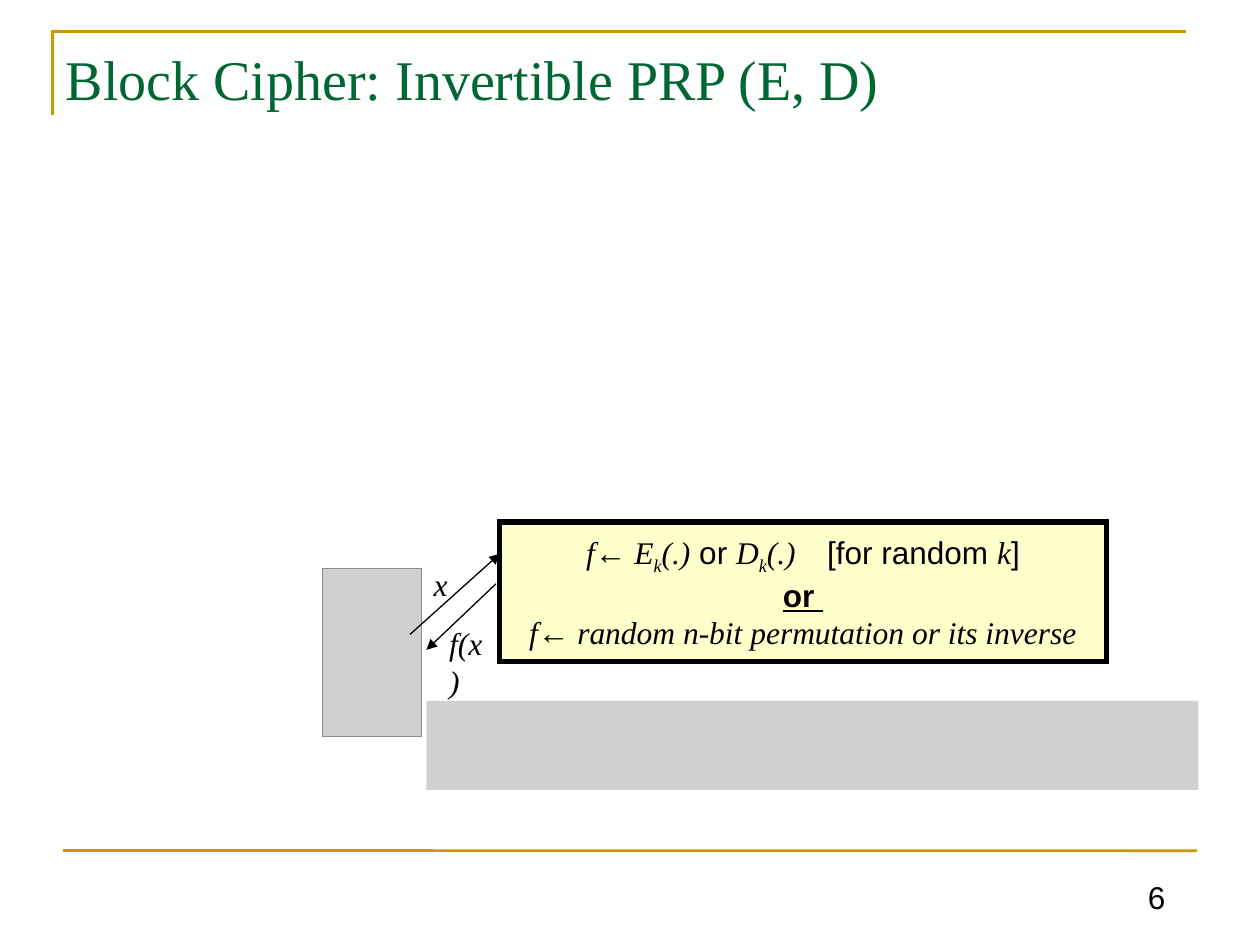
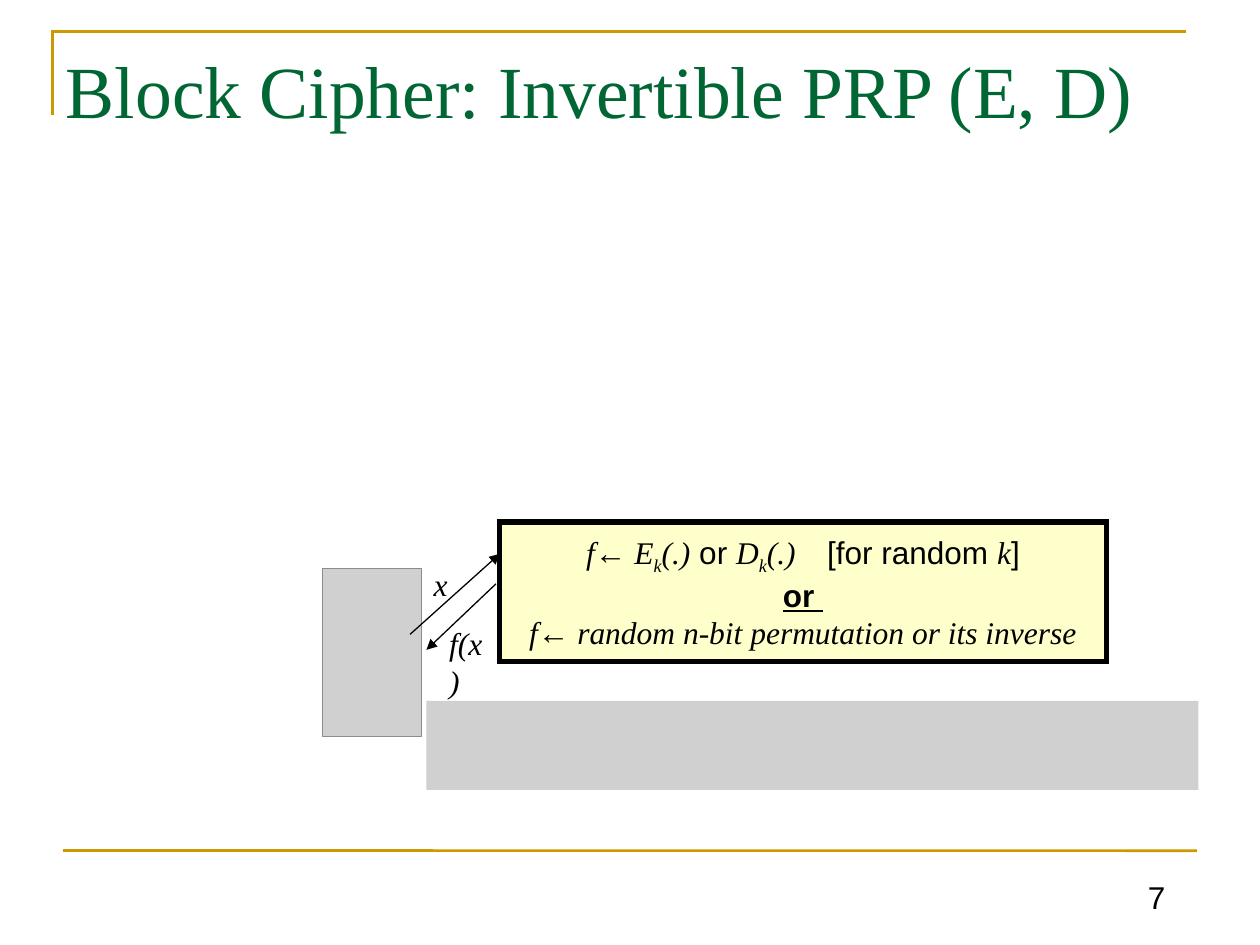
Before and after one commit to GhadaAlmashaqbeh/GhadaAlmashaqbeh.github.io, a slide deck: slide 7 of courses/cse3400-s2021/lecture4.pptx (slide 6 before the commit). Drawn at 1260x945 pixels with LibreOffice and Linux fonts; fonts in the diff are those of the drawing; grey boxes stand for pictures. Boxes give left, top, right and bottom in pixels: in the first picture for what was removed or moved away, otherwise in the second. Text is boxed around its words. In the diff, an @@ line names an element or a change of style, - is before the commit and + after.

```diff
--- a/courses/cse3400-s2021/lecture4.pptx
+++ b/courses/cse3400-s2021/lecture4.pptx
@@ title "Block Cipher: Invertible PRP (E, ..." at (66, 67, 1133, 132): size 32 to 42 pt @@
@@ page number at (1148, 887, 1166, 909): text changed @@
-6
+7
```
Also in this commit, not shown: 4 other slides changed, 3 slides added, 2 slides removed, 2 other files.
